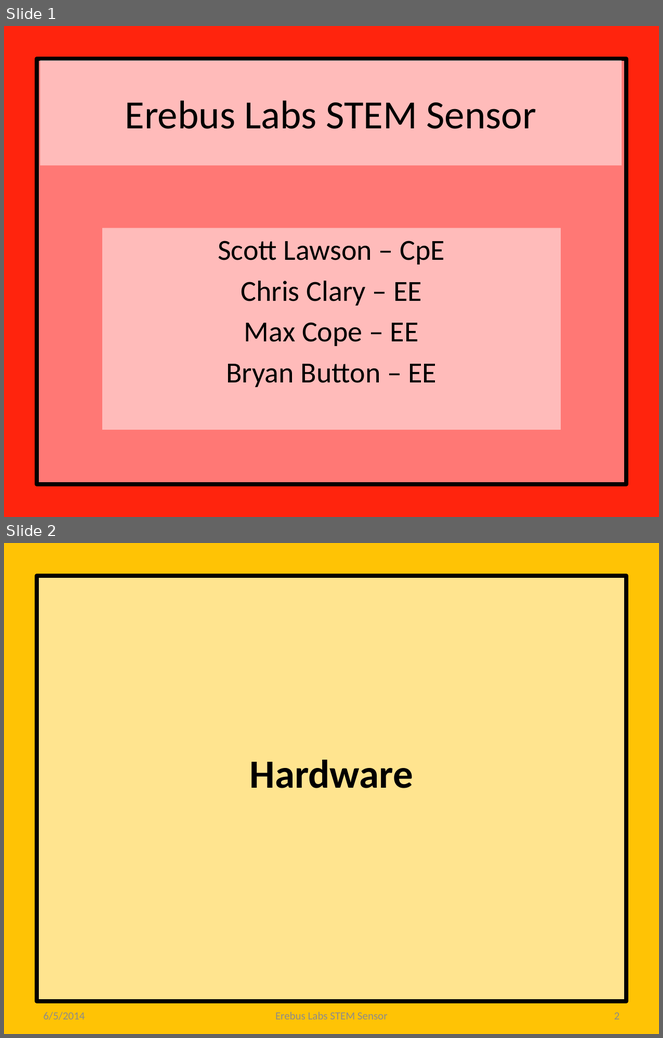
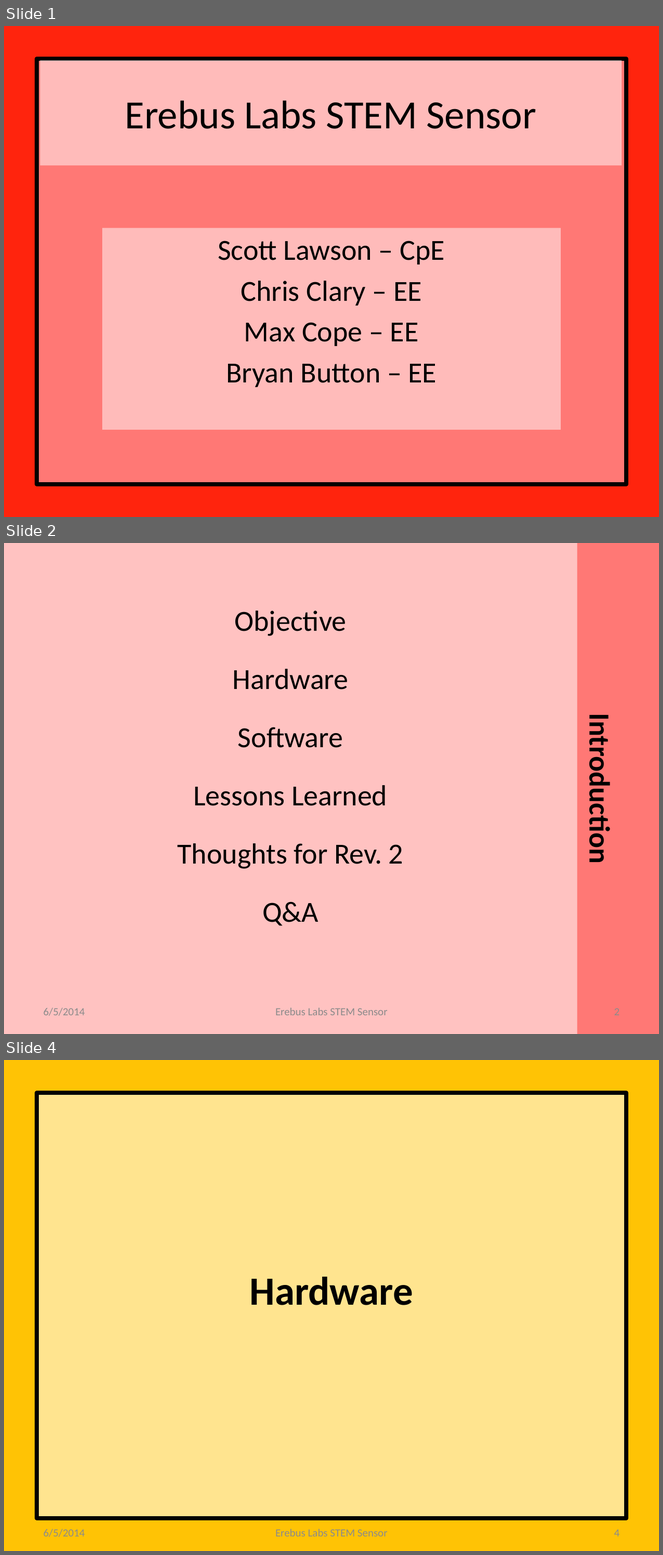
Before and after one commit to erebus-labs/PSU-VOC-SENSOR-2K14, a slide deck: Documents/source_documents/Presentation.pptx. Shown one above the other, each under a label of ours: slides 1 and 2 before the commit, slides 1, 2 and 4 after it; the slides between them are not shown. The pictures are 663x1038 and 663x1555 pixels, drawn with LibreOffice and Linux fonts; fonts in the diff are those of the drawing. Boxes give left, top, right and bottom in pixels: in the first picture for what was removed or moved away, otherwise in the second. Text is boxed around its words. In the diff, an @@ line names an element or a change of style, - is before the commit and + after.

```diff
--- a/Documents/source_documents/Presentation.pptx
+++ b/Documents/source_documents/Presentation.pptx
@@ slide 2 added at bbox=[4, 543, 659, 1034], background #FFC2C1 @@
@@ rectangle added at bbox=[577, 543, 659, 1034], fill #FF7875 @@
@@ text added at bbox=[178, 611, 403, 926], 32 pt, text #000000 @@
+Objective
+Hardware
+Software
+Lessons Learned
+Thoughts for Rev. 2
+Q&A
@@ text added at bbox=[582, 728, 617, 859], 32 pt, text #000000, bold @@
+Introduction
@@ text added at bbox=[44, 1008, 85, 1016], 12 pt, text #8C8C8C @@
+6/5/2014
@@ text added at bbox=[275, 1008, 388, 1016], 12 pt, text #8C8C8C @@
+Erebus Labs STEM Sensor
@@ page number added at bbox=[614, 1008, 620, 1016], 12 pt, text #8C8C8C @@
+2
@@ what was slide 2 is now slide 4 @@
@@ page number at bbox=[614, 1530, 620, 1537]: text changed @@
-2
+4
```
Also in this commit, not shown: 4 slides changed, 6 other slides added.
